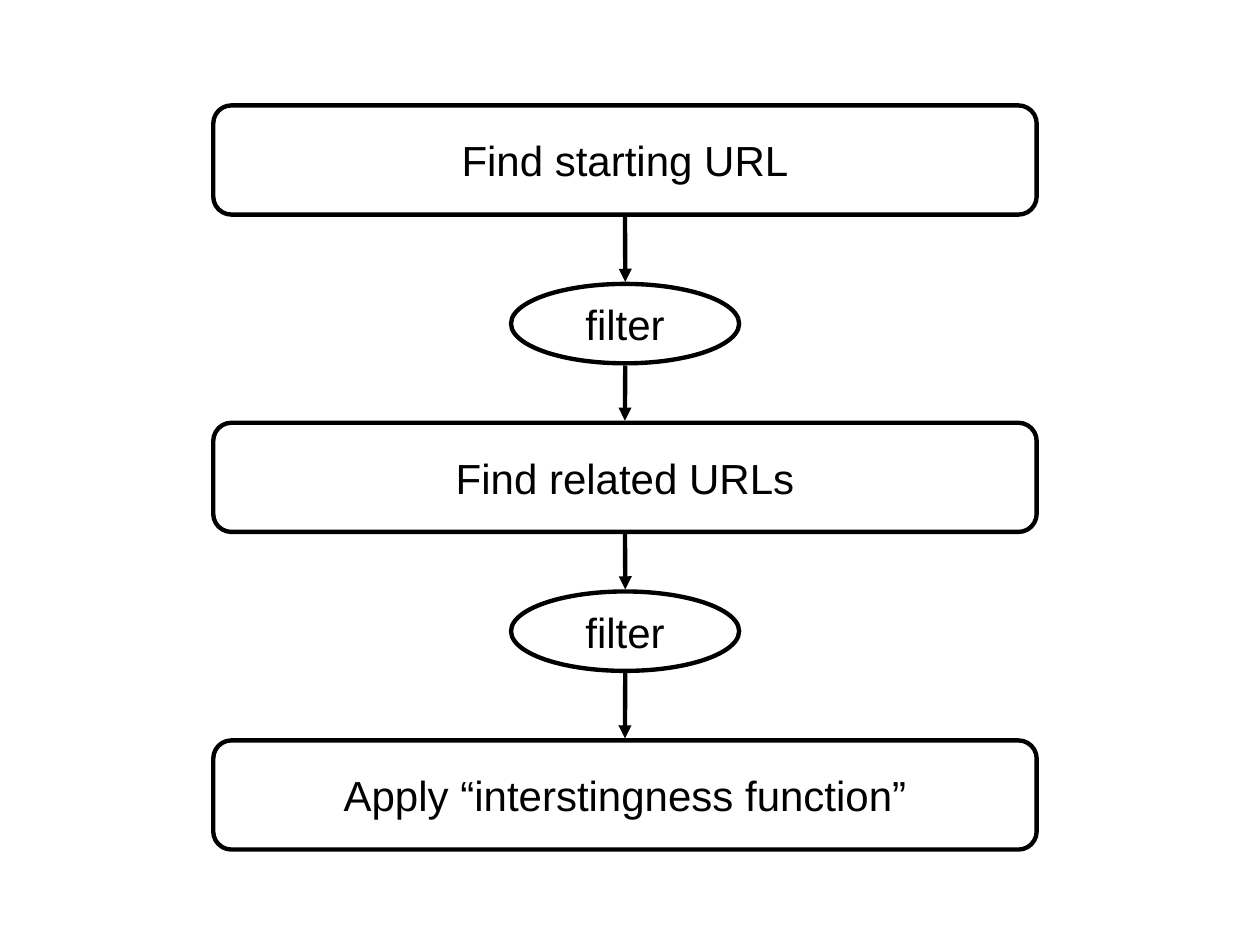
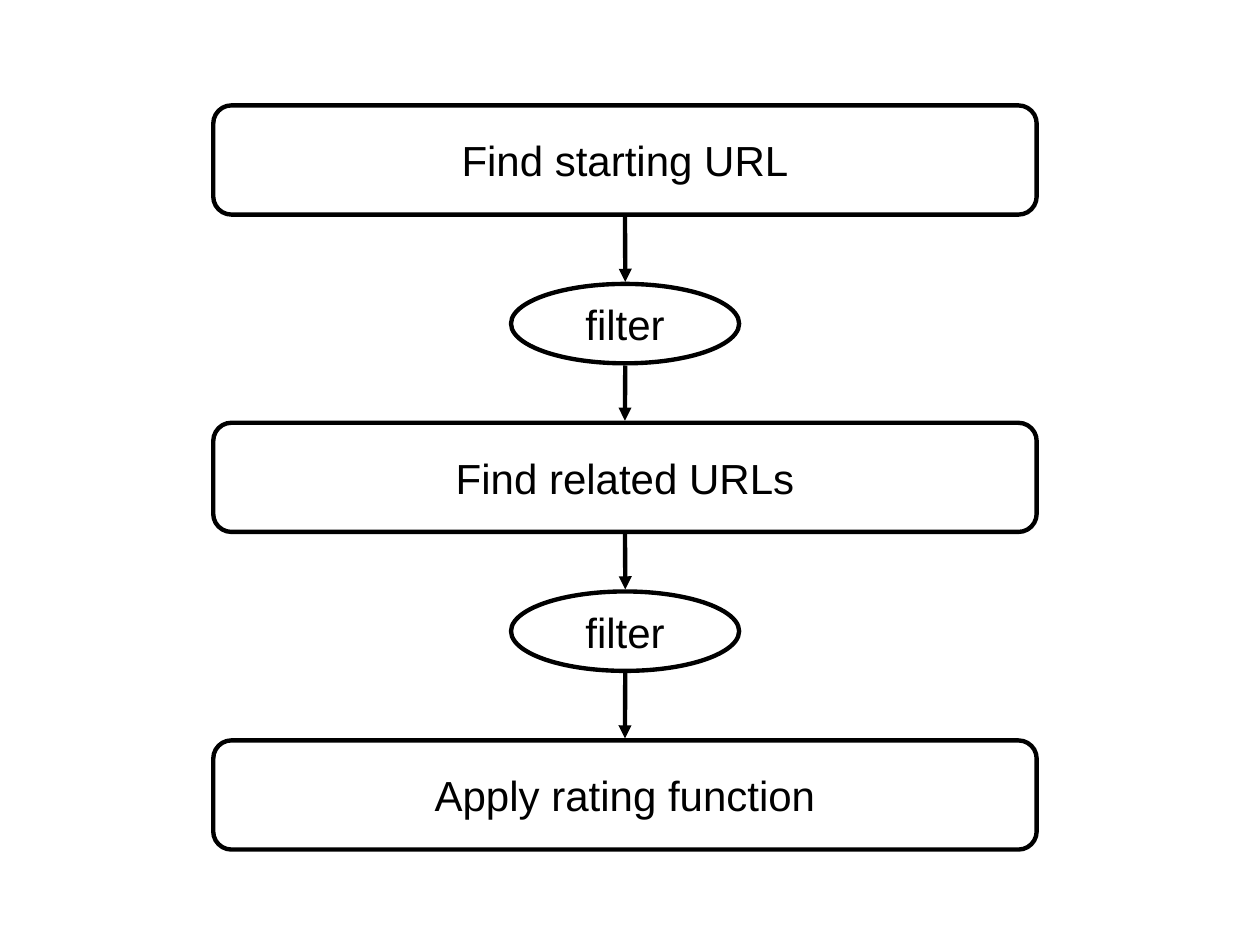
Before and after one commit to averell23/studienarbeit-web-awareness, a slide deck: slide 8 of visiualization.ppt. Drawn at 1260x945 pixels with LibreOffice and Linux fonts; fonts in the diff are those of the drawing. Boxes give left, top, right and bottom in pixels: in the first picture for what was removed or moved away, otherwise in the second. Text is boxed around its words. In the diff, an @@ line names an element or a change of style, - is before the commit and + after.

```diff
--- a/visiualization.ppt
+++ b/visiualization.ppt
@@ text in rounded rectangle at [435, 780, 815, 820]: text changed @@
-Apply “interstingness function”
+Apply rating function
```
Also in this commit, not shown: 13 other files.
